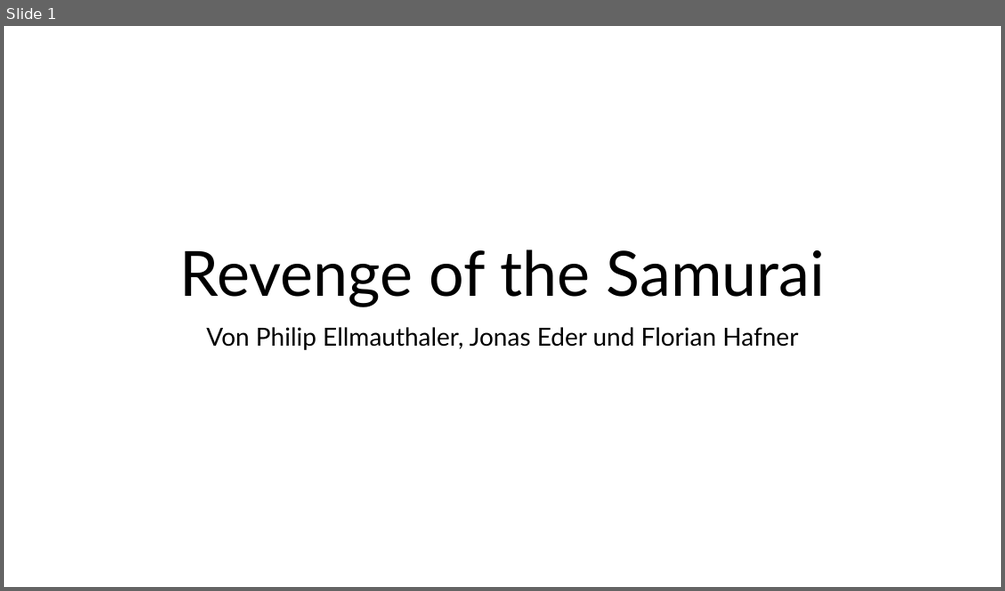
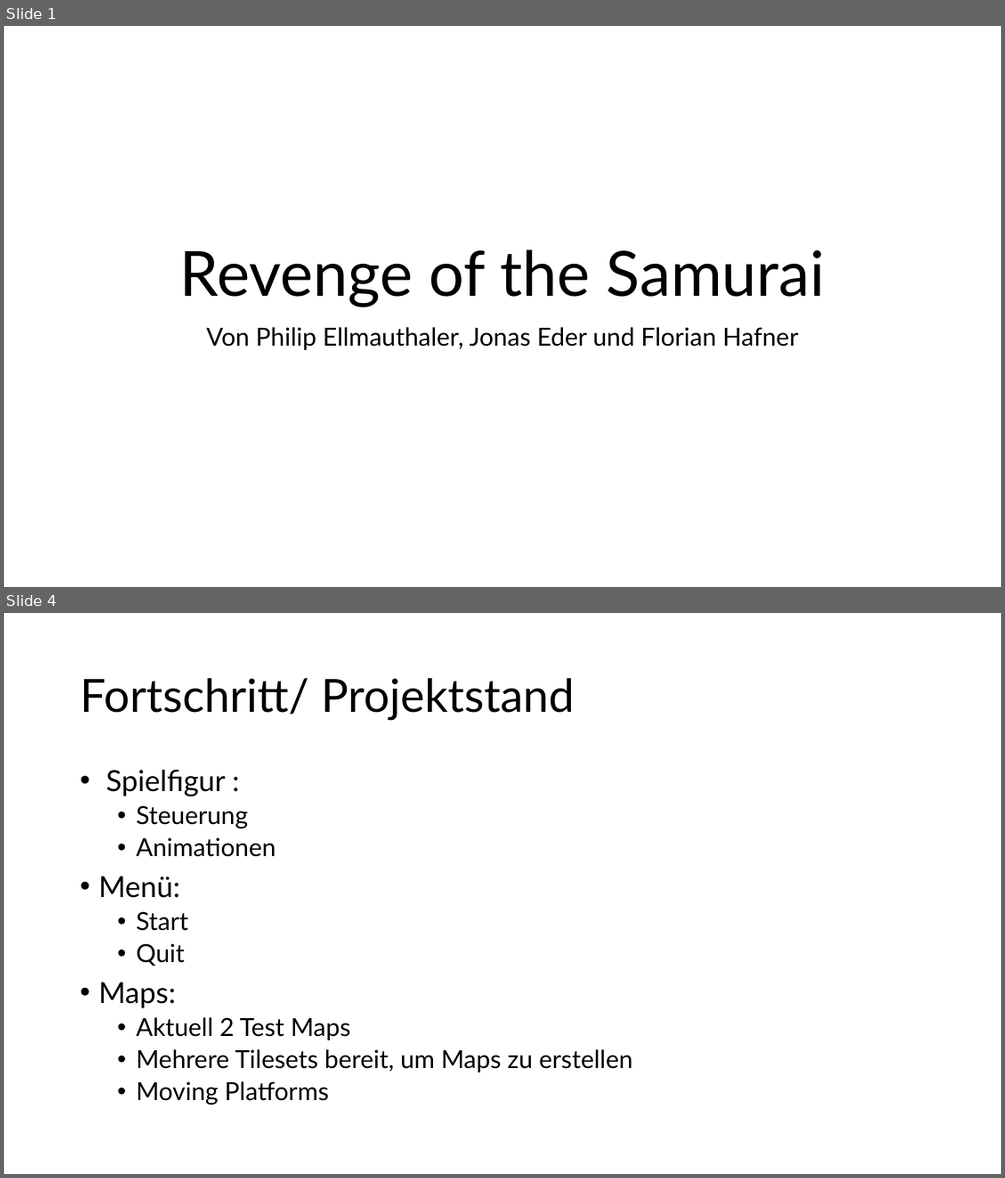
Before and after one commit to Grim-Reaperr/RotS, a slide deck: Projektdokumentation/ZwischenPresentation.pptx. Shown one above the other, each under a label of ours: slide 1 before the commit, slides 1 and 4 after it; the slides between them are not shown. The pictures are 1005x591 and 1005x1178 pixels, drawn with LibreOffice and Linux fonts; fonts in the diff are those of the drawing. Boxes give left, top, right and bottom in pixels: in the first picture for what was removed or moved away, otherwise in the second. Text is boxed around its words. In the diff, an @@ line names an element or a change of style, - is before the commit and + after.

```diff
--- a/Projektdokumentation/ZwischenPresentation.pptx
+++ b/Projektdokumentation/ZwischenPresentation.pptx
@@ slide 4 added at bbox=[4, 613, 1001, 1174], background #FFFFFF @@
@@ title added at bbox=[80, 678, 574, 720], 44 pt, text #000000 @@
+Fortschritt/ Projektstand
@@ text added at bbox=[98, 770, 632, 1104], 24 pt, text #000000 @@
+• Spielfigur :
+  • Steuerung
+  • Animationen
+• Menü:
+  • Start
+  • Quit
+• Maps:
+  • Aktuell 2 Test Maps
+  • Mehrere Tilesets bereit, um Maps zu erstellen
+  • Moving Platforms
```
Also in this commit, not shown: 3 slides changed, 3 other slides added, 1 slide removed, 16 other files.
